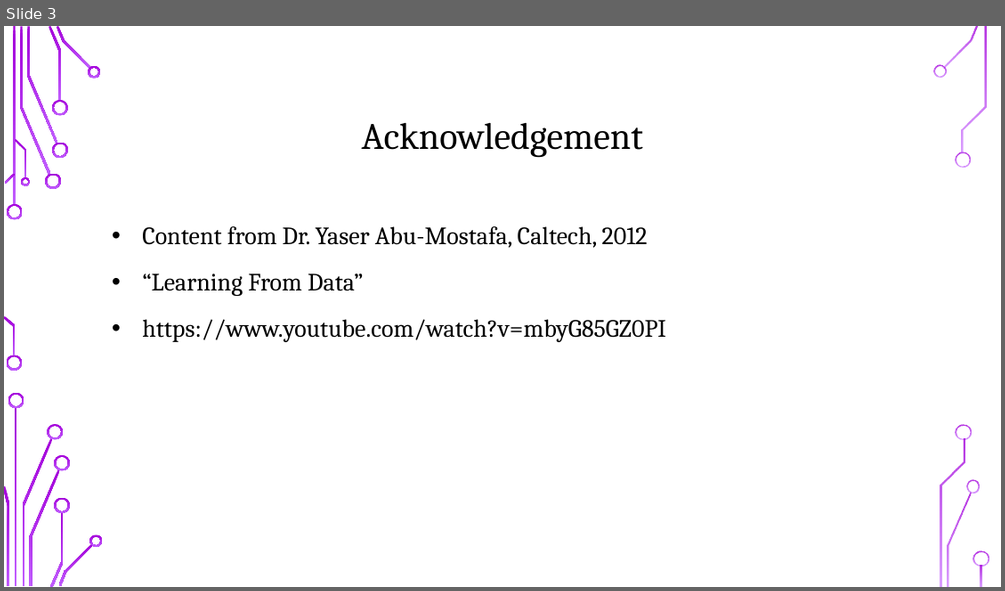
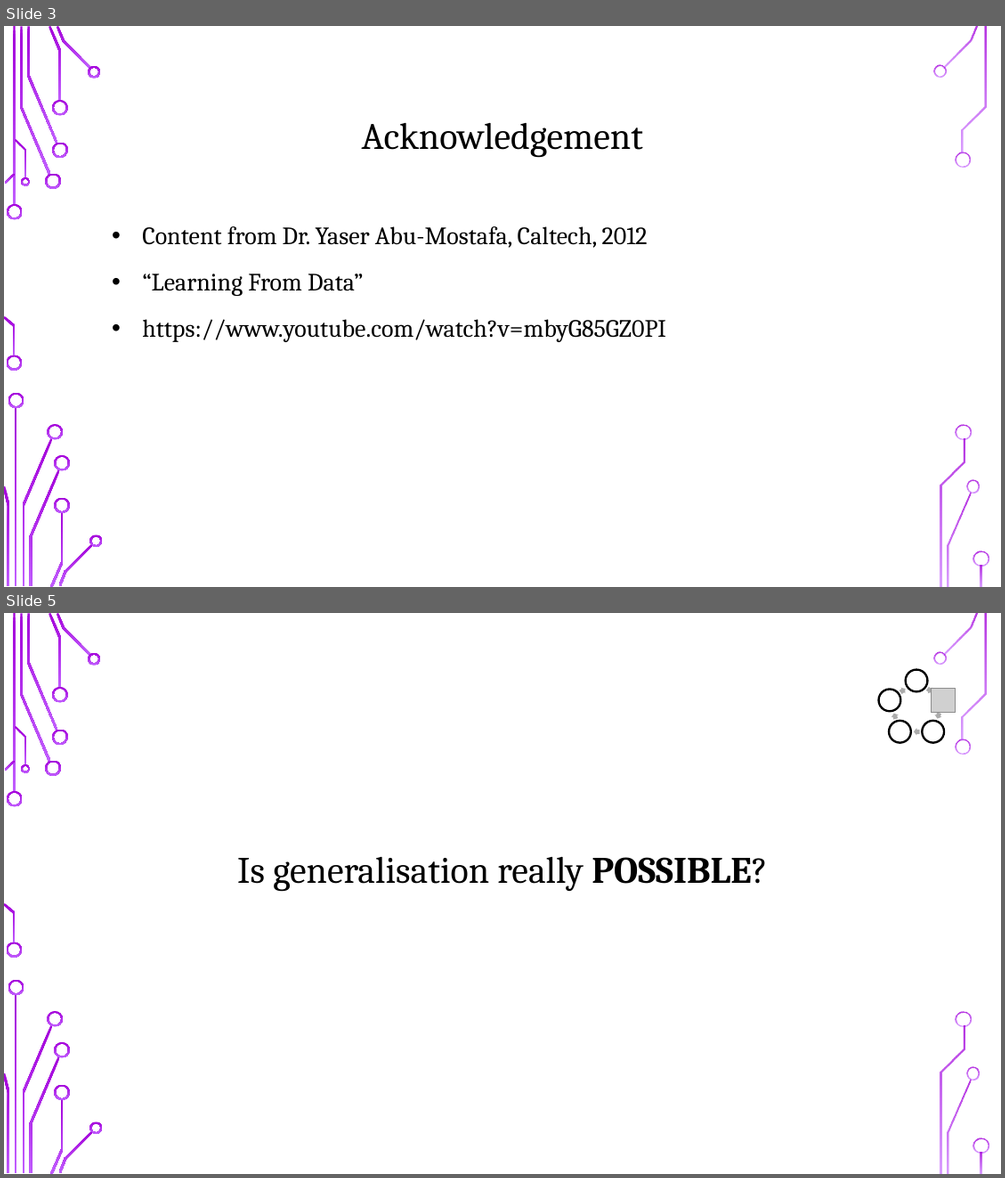
Before and after one commit to UOMDSS/workshops-2021-2022, a slide deck: semester-2-2021-2022/week-8-theory-of-generalisation/Theory_of_Generalisation.pptx. Shown one above the other, each under a label of ours: slide 3 before the commit, slides 3 and 5 after it; the slides between them are not shown. The pictures are 1005x591 and 1005x1178 pixels, drawn with LibreOffice and Linux fonts; fonts in the diff are those of the drawing; grey boxes stand for pictures; background and template pictures are left out. Boxes give left, top, right and bottom in pixels: in the first picture for what was removed or moved away, otherwise in the second. Text is boxed around its words. In the diff, an @@ line names an element or a change of style, - is before the commit and + after.

```diff
--- a/semester-2-2021-2022/week-8-theory-of-generalisation/Theory_of_Generalisation.pptx
+++ b/semester-2-2021-2022/week-8-theory-of-generalisation/Theory_of_Generalisation.pptx
@@ slide 5 added at (4, 613, 1001, 1174), background picture (left out); not listed: 36 template elements that a slide beside it also shows @@
@@ group added at (879, 670, 956, 743): 5 ellipses, 5 right arrows, 1 picture @@
@@ title added at (237, 856, 768, 892), 36 pt, text #000000 @@
+Is generalisation really POSSIBLE?
```
Also in this commit, not shown: 1 slide changed, 7 other slides added.
